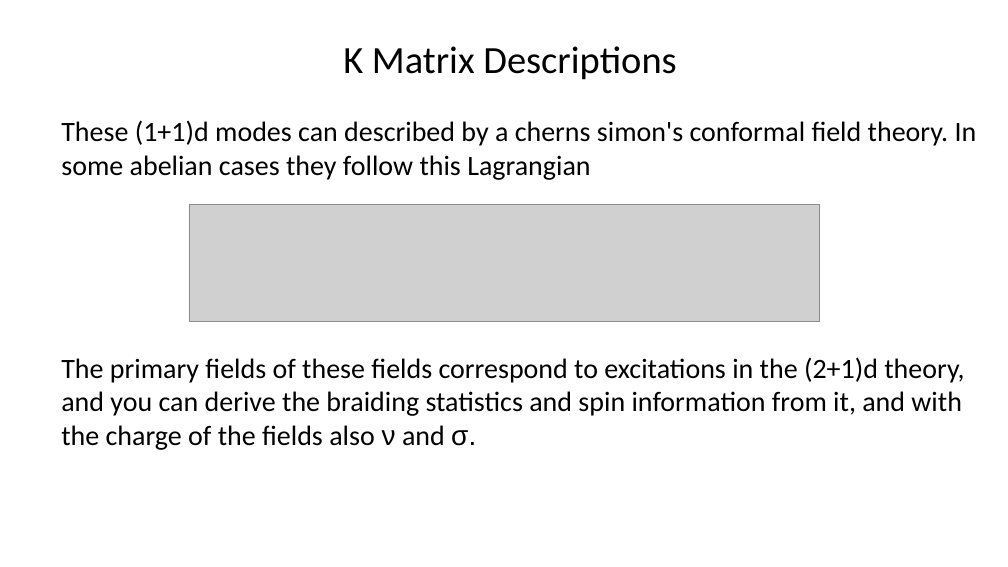
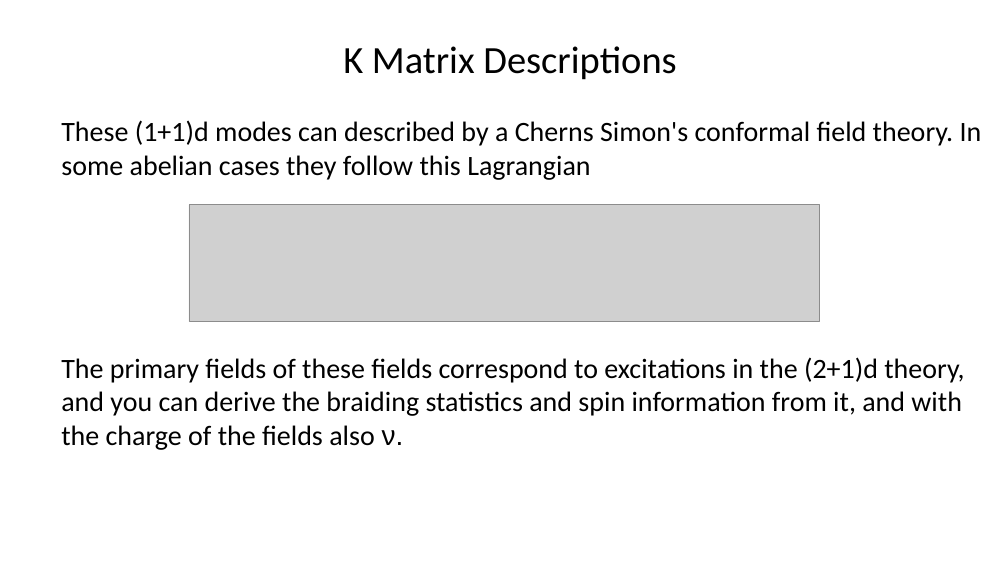
Before and after one commit to asirota12/Thesis, a slide deck: slide 26 of Thesis2.odp (slide 21 before the commit). Drawn at 1008x567 pixels with LibreOffice and Linux fonts; fonts in the diff are those of the drawing; grey boxes stand for pictures. Boxes give left, top, right and bottom in pixels: in the first picture for what was removed or moved away, otherwise in the second. Text is boxed around its words. In the diff, an @@ line names an element or a change of style, - is before the commit and + after.

```diff
--- a/Thesis2.odp
+++ b/Thesis2.odp
@@ text at (61,120,982,450): text changed @@
-These (1+1)d modes can described by a cherns simon's conformal field theory. In some abelian cases they follow this Lagrangian
-The primary fields of these fields correspond to excitations in the (2+1)d theory, and you can derive the braiding statistics and spin information from it, and with the charge of the fields also ν and σ.
+These (1+1)d modes can described by a Cherns Simon's conformal field theory. In some abelian cases they follow this Lagrangian
+The primary fields of these fields correspond to excitations in the (2+1)d theory, and you can derive the braiding statistics and spin information from it, and with the charge of the fields also ν.
```
Also in this commit, not shown: 21 other slides changed, 16 slides added, 2 slides removed, 23 other files.
